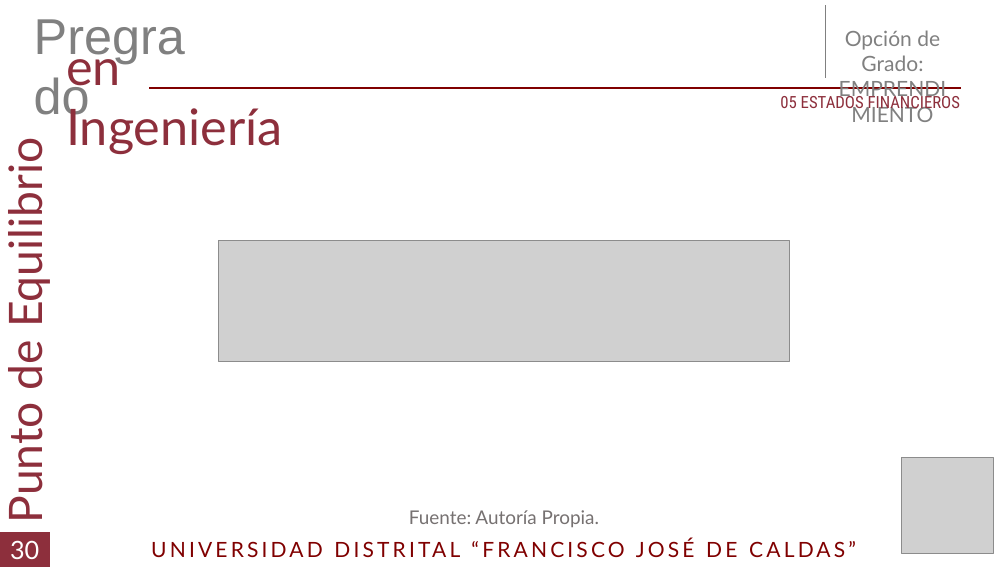
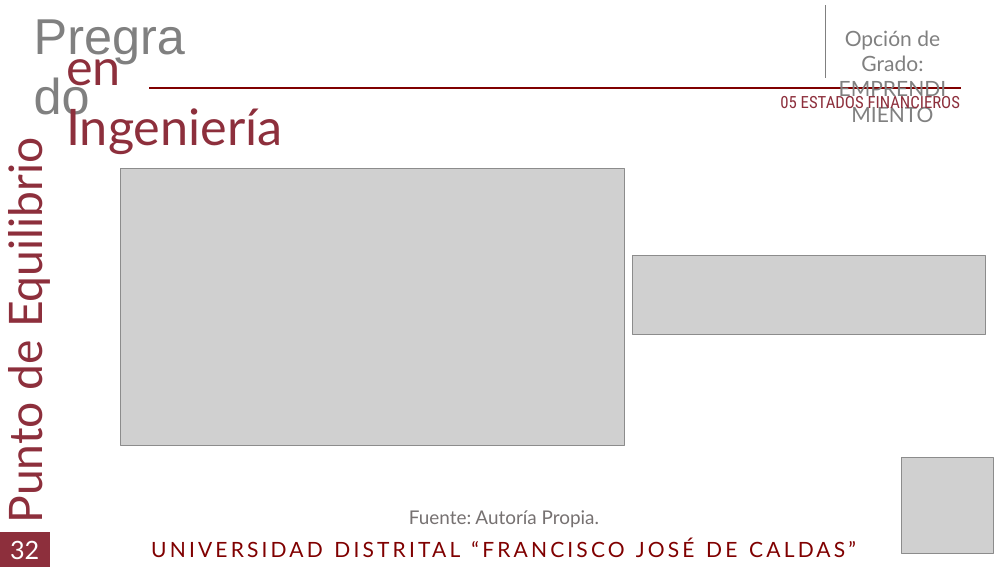
Before and after one commit to DLRin/anteproyecto, a slide deck: slide 33 of Presentacion/Presentacion.pptx (slide 31 before the commit). Drawn at 1008x567 pixels with LibreOffice and Linux fonts; fonts in the diff are those of the drawing; grey boxes stand for pictures. Boxes give left, top, right and bottom in pixels: in the first picture for what was removed or moved away, otherwise in the second. Text is boxed around its words. In the diff, an @@ line names an element or a change of style, - is before the commit and + after.

```diff
--- a/Presentacion/Presentacion.pptx
+++ b/Presentacion/Presentacion.pptx
@@ picture added at [120,169,625,445] @@
@@ picture removed at [219,240,789,361] @@
@@ picture added at [632,256,985,334] @@
@@ rectangle removed at [523,417,609,440] @@
@@ text in rectangle at [10,540,39,559]: text changed @@
-30
+32
```
Also in this commit, not shown: 21 other slides changed, 2 slides added, 24 other files.
